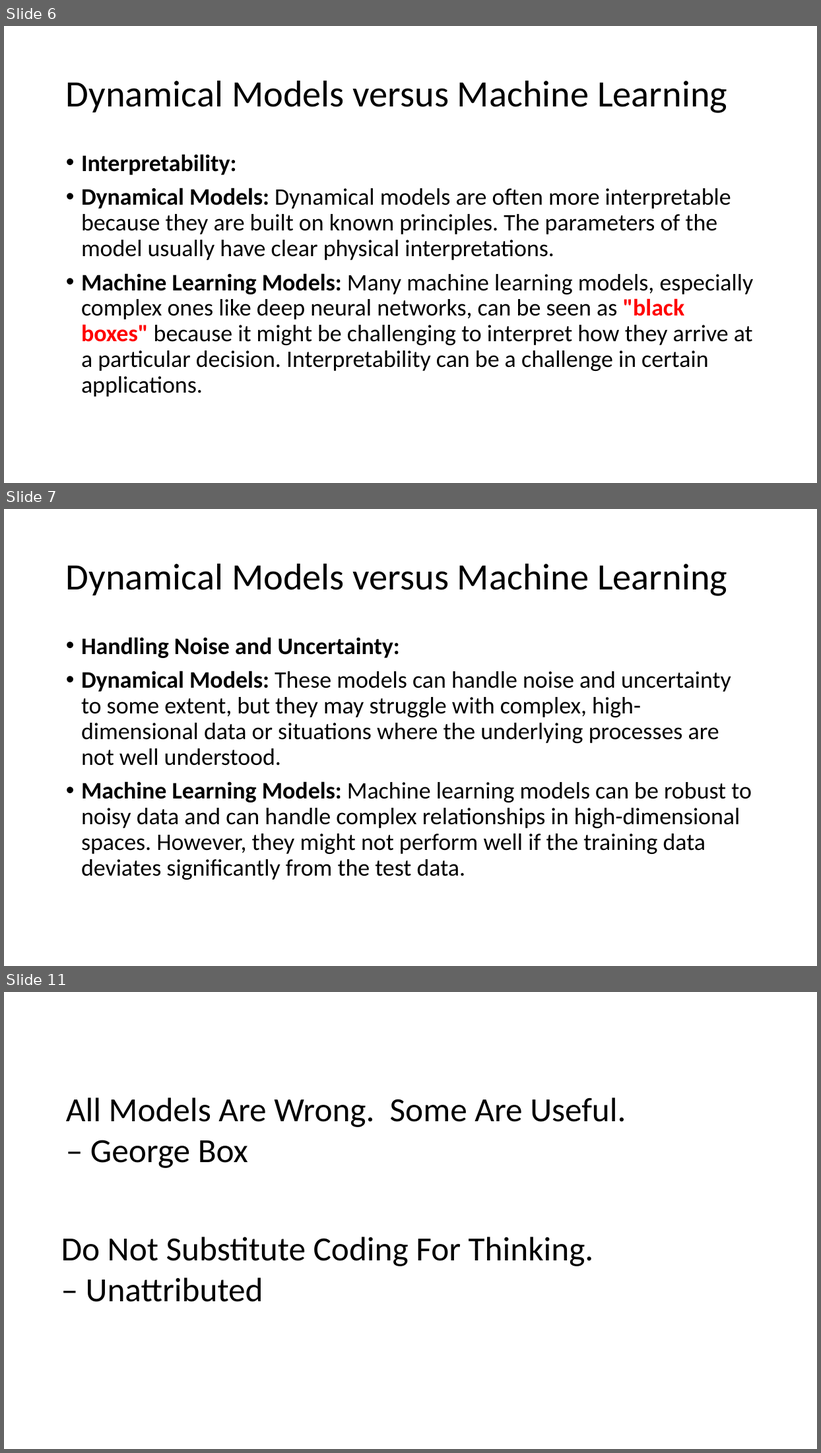
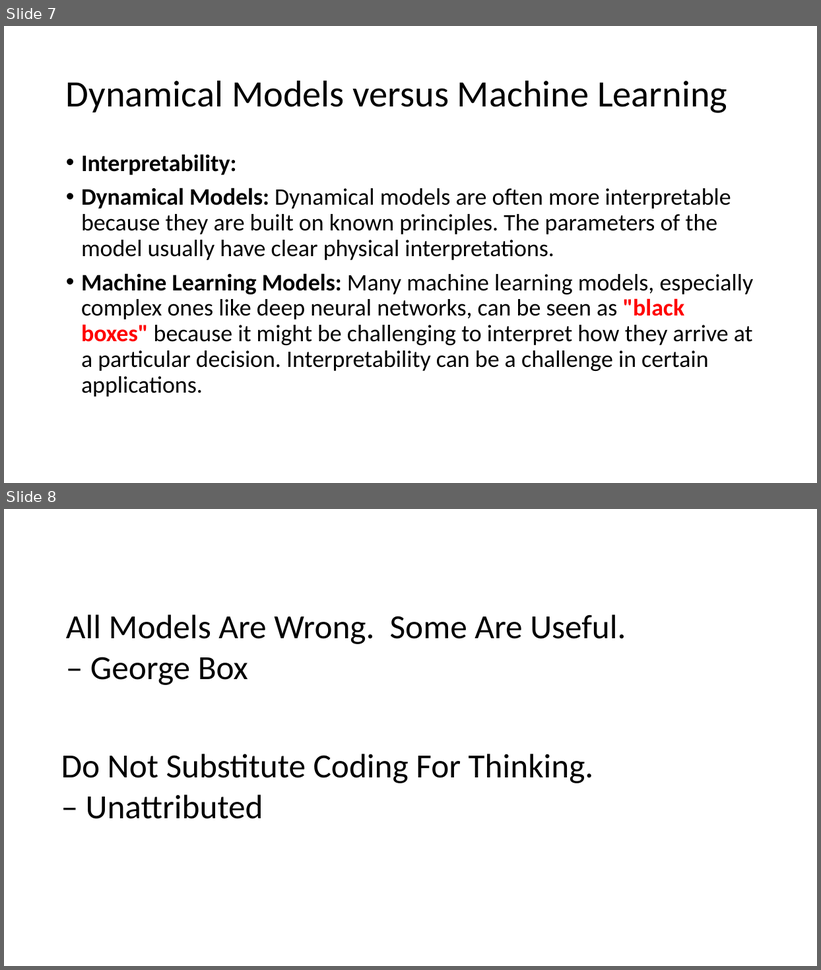
Before and after one commit to jamessdixon/swe4s, a slide deck: SWES_MachineLearning.pptx. Shown one above the other, each under a label of ours: slides 6, 7 and 11 before the commit, slides 7 and 8 after it; the slides between them are not shown. The pictures are 821x1453 and 821x970 pixels, drawn with LibreOffice and Linux fonts; fonts in the diff are those of the drawing. Boxes give left, top, right and bottom in pixels: in the first picture for what was removed or moved away, otherwise in the second. Text is boxed around its words. In the diff, an @@ line names an element or a change of style, - is before the commit and + after.

```diff
--- a/SWES_MachineLearning.pptx
+++ b/SWES_MachineLearning.pptx
@@ slide 7 removed at box(4, 509, 817, 966), background #FFFFFF @@
@@ title removed at box(66, 563, 727, 596) @@
-Dynamical Models versus Machine Learning
@@ text removed at box(81, 637, 752, 880) @@
-• Handling Noise and Uncertainty:
-• Dynamical Models: These models can handle noise and uncertainty to some extent, but they may struggle with complex, high-dimensional data or situations where the underlying processes are not well understood.
-• Machine Learning Models: Machine learning models can be robust to noisy data and can handle complex relationships in high-dimensional spaces. However, they might not perform well if the training data deviates significantly from the test data.
@@ what was slide 6 is now slide 7 @@
@@ what was slide 11 is now slide 8 @@
```
Also in this commit, not shown: 1 slide changed, 1 slide added, 3 other slides removed.
